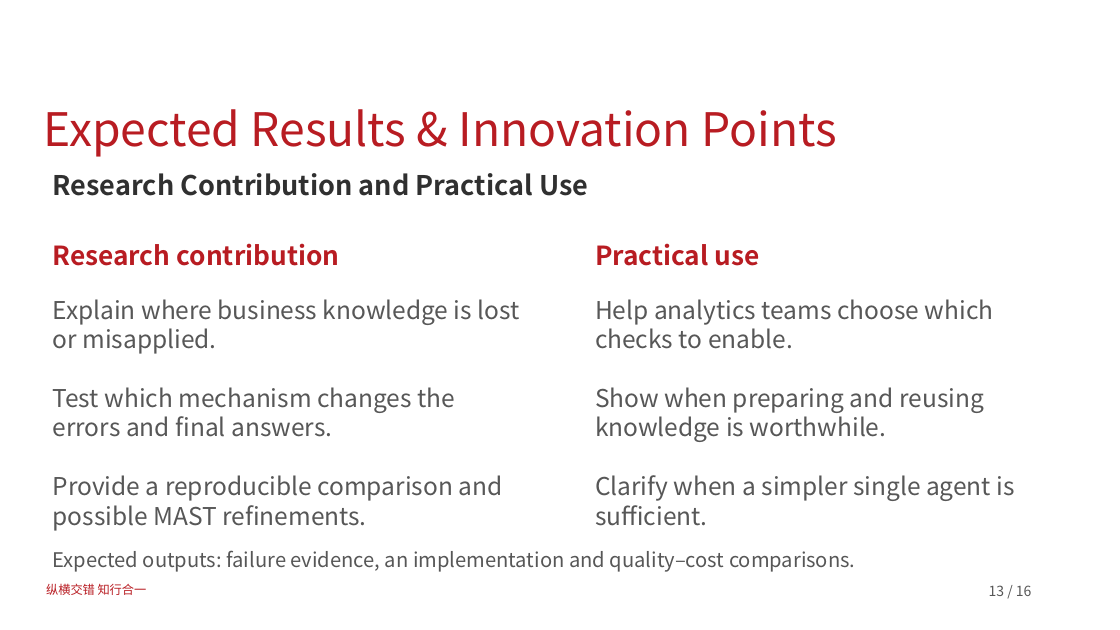
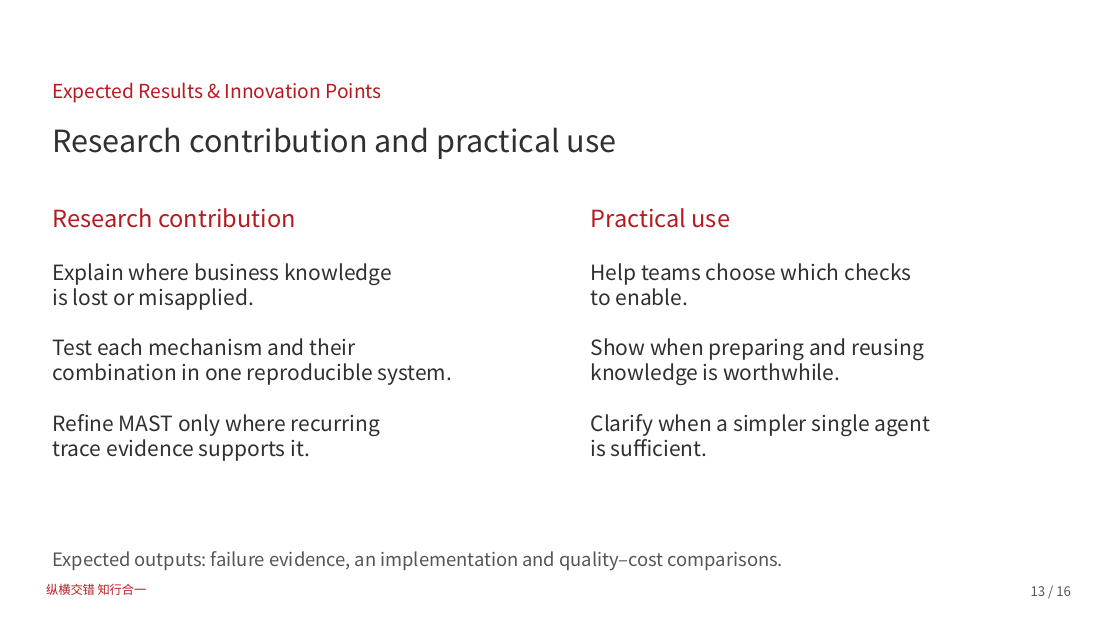
Before and after one commit to dushamishkin/mib-thesis, a slide deck: slide 13 of proposal/defense/Mikhail_Dushkin_Proposal_Defense.pptx. Drawn at 1120x630 pixels with LibreOffice and Linux fonts; fonts in the diff are those of the drawing; background and template pictures are left out. Boxes give left, top, right and bottom in pixels: in the first picture for what was removed or moved away, otherwise in the second. Text is boxed around its words. In the diff, an @@ line names an element or a change of style, - is before the commit and + after.

```diff
--- a/proposal/defense/Mikhail_Dushkin_Proposal_Defense.pptx
+++ b/proposal/defense/Mikhail_Dushkin_Proposal_Defense.pptx
@@ text "Expected Results & Innovation Points": place and size @@
-text "Expected Results & Innovation Points" at bbox=[44, 109, 836, 157]
+text "Expected Results & Innovation Points" at bbox=[53, 82, 382, 103]
@@ text "Expected Results & Innovation Points" at bbox=[53, 82, 382, 103]: size 39.6 to 16.5 pt, text colour #B81C22 to #B71920; line spacing 0.9 to 1; vertical alignment bottom to top @@
@@ text at bbox=[53, 127, 617, 159]: text changed; size 23.2 to 26.2 pt; bold off @@
-Research Contribution and Practical Use
+Research contribution and practical use
@@ text "Research contribution" at bbox=[52, 208, 296, 228]: size 22.5 to 20.2 pt, text colour #B81C22 to #B71920, bold off @@
@@ text "Research contribution": place and size @@
-text "Research contribution" at bbox=[52, 243, 340, 266]
+text "Research contribution" at bbox=[52, 208, 296, 228]
@@ text "Practical use": place and size @@
-text "Practical use" at bbox=[595, 243, 760, 266]
+text "Practical use" at bbox=[591, 208, 730, 228]
@@ text "Practical use" at bbox=[591, 208, 730, 228]: size 22.5 to 20.2 pt, text colour #B81C22 to #B71920, bold off @@
@@ text at bbox=[52, 263, 453, 461]: text changed; size 21 to 18 pt; text colour #575757 to #303030 @@
-Explain where business knowledge is lost or misapplied.
-Test which mechanism changes the errors and final answers.
-Provide a reproducible comparison and possible MAST refinements.
+Explain where business knowledge
+is lost or misapplied.
+Test each mechanism and their
+combination in one reproducible system.
+Refine MAST only where recurring
+trace evidence supports it.
@@ text at bbox=[591, 263, 930, 457]: text changed; size 21 to 18 pt; text colour #575757 to #303030 @@
-Help analytics teams choose which checks to enable.
-Show when preparing and reusing knowledge is worthwhile.
-Clarify when a simpler single agent is sufficient.
+Help teams choose which checks
+to enable.
+Show when preparing and reusing
+knowledge is worthwhile.
+Clarify when a simpler single agent
+is sufficient.
@@ text "Expected outputs: failure evidence, an ..." at bbox=[53, 551, 783, 571]: size 17.2 to 15.8 pt, text colour #575757 to #555555 @@
@@ text "13 / 16" at bbox=[1031, 586, 1071, 596]: size 12 to 11.2 pt, text colour #575757 to #555555; alignment left to right @@
```
Also in this commit, not shown: 13 other slides changed, 1 slide added, 1 slide removed, 7 other files.
